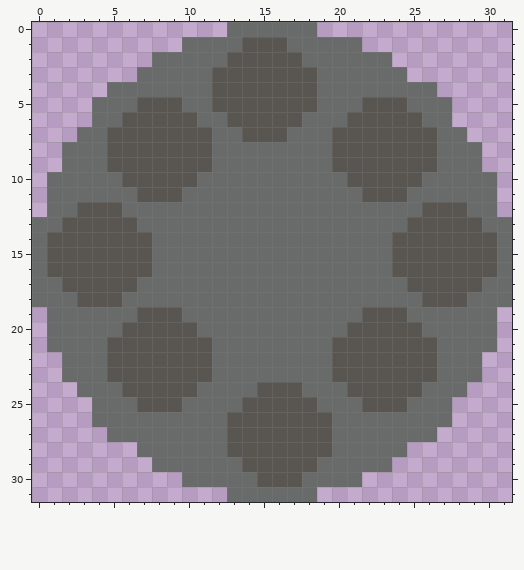
A pixel-art file gets an edit: rawSprites/recoil/baraban.aseprite. Above, as it was before the edit.
32x32 pixels, 1 frame.
And afterwards:
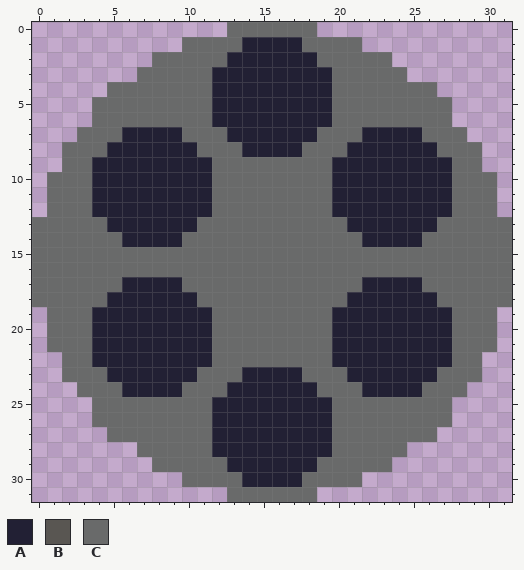
Palette (. is transparent): A #222034  B #595652  C #696a6a
What changed:
@@ x 0..31 @@
  0 .............CCCCCC.............
- 1 ..........CCCCBBBCCCCC..........
- 2 ........CCCCCBBBBBCCCCCC........
- 3 .......CCCCCBBBBBBBCCCCCC.......
- 4 .....CCCCCCCBBBBBBBCCCCCCCC.....
- 5 ....CCCBBBCCBBBBBBBCCCBBBCCC....
- 6 ....CCBBBBBCCBBBBBCCCBBBBBCC....
- 7 ...CCBBBBBBBCCBBBCCCBBBBBBBCC...
- 8 ..CCCBBBBBBBCCCCCCCCBBBBBBBCCC..
- 9 ..CCCBBBBBBBCCCCCCCCBBBBBBBCCC..
-10 .CCCCCBBBBBCCCCCCCCCCBBBBBCCCCC.
-11 .CCCCCCBBBCCCCCCCCCCCCBBBCCCCCC.
-12 .CCBBBCCCCCCCCCCCCCCCCCCCCBBBCC.
-13 CCBBBBBCCCCCCCCCCCCCCCCCCBBBBBCC
-14 CBBBBBBBCCCCCCCCCCCCCCCCBBBBBBBC
-15 CBBBBBBBCCCCCCCCCCCCCCCCBBBBBBBC
-16 CBBBBBBBCCCCCCCCCCCCCCCCBBBBBBBC
-17 CCBBBBBCCCCCCCCCCCCCCCCCCBBBBBCC
-18 CCCBBBCCCCCCCCCCCCCCCCCCCCBBBCCC
-19 .CCCCCCBBBCCCCCCCCCCCCBBBCCCCCC.
-20 .CCCCCBBBBBCCCCCCCCCCBBBBBCCCCC.
-21 .CCCCBBBBBBBCCCCCCCCBBBBBBBCCCC.
-22 ..CCCBBBBBBBCCCCCCCCBBBBBBBCCC..
-23 ..CCCBBBBBBBCCCCCCCCBBBBBBBCCC..
-24 ...CCCBBBBBCCCCBBBCCCBBBBBCCC...
-25 ....CCCBBBCCCCBBBBBCCCBBBCCC....
-26 ....CCCCCCCCCBBBBBBBCCCCCCCC....
-27 .....CCCCCCCCBBBBBBBCCCCCCC.....
-28 .......CCCCCCBBBBBBBCCCCC.......
-29 ........CCCCCCBBBBBCCCCC........
-30 ..........CCCCCBBBCCCC..........
+ 1 ..........CCCCAAAACCCC..........
+ 2 ........CCCCCAAAAAACCCCC........
+ 3 .......CCCCCAAAAAAAACCCCC.......
+ 4 .....CCCCCCCAAAAAAAACCCCCCC.....
+ 5 ....CCCCCCCCAAAAAAAACCCCCCCC....
+ 6 ....CCCCCCCCAAAAAAAACCCCCCCC....
+ 7 ...CCCAAAACCCAAAAAACCCAAAACCC...
+ 8 ..CCCAAAAAACCCAAAACCCAAAAAACCC..
+ 9 ..CCAAAAAAAACCCCCCCCAAAAAAAACC..
+10 .CCCAAAAAAAACCCCCCCCAAAAAAAACCC.
+11 .CCCAAAAAAAACCCCCCCCAAAAAAAACCC.
+12 .CCCAAAAAAAACCCCCCCCAAAAAAAACCC.
+13 CCCCCAAAAAACCCCCCCCCCAAAAAACCCCC
+14 CCCCCCAAAACCCCCCCCCCCCAAAACCCCCC
+15 CCCCCCCCCCCCCCCCCCCCCCCCCCCCCCCC
+16 CCCCCCCCCCCCCCCCCCCCCCCCCCCCCCCC
+17 CCCCCCAAAACCCCCCCCCCCCAAAACCCCCC
+18 CCCCCAAAAAACCCCCCCCCCAAAAAACCCCC
+19 .CCCAAAAAAAACCCCCCCCAAAAAAAACCC.
+20 .CCCAAAAAAAACCCCCCCCAAAAAAAACCC.
+21 .CCCAAAAAAAACCCCCCCCAAAAAAAACCC.
+22 ..CCAAAAAAAACCCCCCCCAAAAAAAACC..
+23 ..CCCAAAAAACCCAAAACCCAAAAAACCC..
+24 ...CCCAAAACCCAAAAAACCCAAAACCC...
+25 ....CCCCCCCCAAAAAAAACCCCCCCC....
+26 ....CCCCCCCCAAAAAAAACCCCCCCC....
+27 .....CCCCCCCAAAAAAAACCCCCCC.....
+28 .......CCCCCAAAAAAAACCCCC.......
+29 ........CCCCCAAAAAACCCCC........
+30 ..........CCCCAAAACCCC..........
 31 .............CCCCCC.............
Changed places in both pictures, as pixel boxes (x1, y1, x2, y2):
changed: (47, 37, 497, 487)
